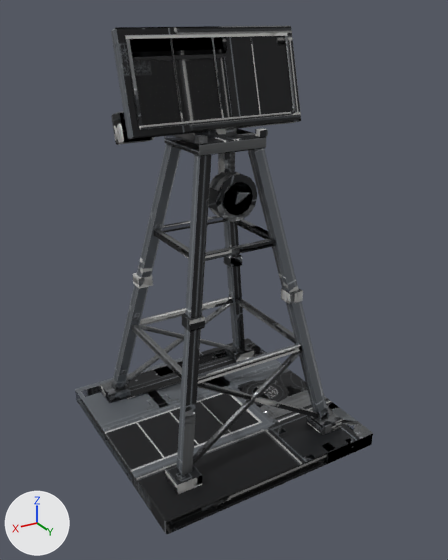
An edit to the FBX model assets/models/chs_eye/export/chs_eye.fbx, drawn before and after from the same camera.
Camera for both pictures: a camera (50 mm lens) standing at (7.91, 13.66, 11.48) and looking at (-0.23, 0.09, 4.69). Lighting does not change. The marker at lower left points along +X, +Y and +Z. The first picture is the older version. Where no turn or scale is listed for an object, it has been applied to the vertices.

In view in the first picture: 'base_bar', 'base_glow_running_bar', 'radar_bar', 'radar_glow_running_bar'.
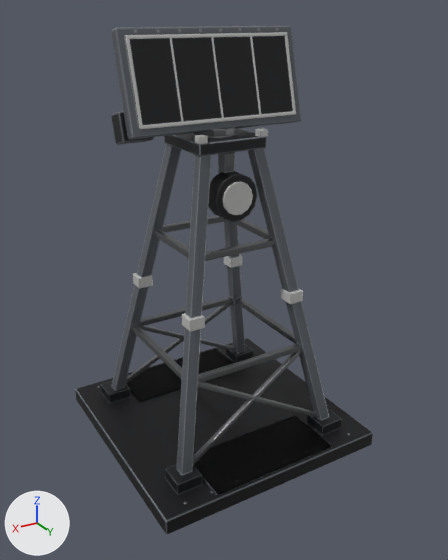
Where the change shows, as pixel boxes [x1, y1, x2, y2] in the pictures (448 x 560 px; the box of a moved part takes in the faces that stretch with it):
part 1 of me_radar_003, surface changed: [111, 26, 301, 145] in both
part 2 of me_radar_004, surface changed: [125, 32, 296, 129] in both
part 3 of me_base_004, surface changed: before [86, 128, 327, 512]; after [133, 128, 303, 332]
part 4 of me_base_003, moved or reshaped: before [126, 349, 239, 399]; after [193, 415, 332, 495]
part 5 of me_base_003, added: after [127, 347, 233, 402]
part 6 of me_base_003, surface changed: [75, 127, 373, 534] in both

The change in detail:
me_base_003 is used by ob_base_bar; location (0.0, 0.0, 0.0).
me_base_003 had 292 vertices, 234 faces and spanned x -3.3..3.3, y -3.3..3.3, z 0.0..8.9.
me_base_003 now has 316 vertices, 260 faces and spans x -3.3..3.3, y -3.3..3.3, z 0.0..8.9.
me_base_003 part 4: the loose piece of 24 vertices spanning x -2.1..2.1, y -2.95..-1.85, z 0.47..0.52 is scaled about its middle by (0.88, 1.55, 1), then moved by (0.0, 4.75, 0.0).
me_base_003 part 5: the loose piece of 24 vertices spanning x -2.1..2.1, y -2.95..-1.85, z 0.47..0.52 is copied, and the copy is scaled about its middle by (0.88, 1.55, 1), then moved by (0.0, 0.05, 0.0); it spans x -1.85..1.85, y -3.2..-1.5, z 0.47..0.52.
me_base_003 part 6: 196 kept faces spanning x -3.3..3.3, y -3.3..3.3, z 0.0..8.9 get new texture (UV) coordinates.
me_base_004 has 124 vertices, 88 faces and spans x -3.28..3.28, y -3.28..3.28, z 0.24..8.86.
me_base_004 is used by ob_base_glow_running_bar; location (0.0, 0.0, 0.0).
me_base_004 part 3: texture (UV) coordinates of 88 of 88 faces, centred in x -3.28..3.28, y -3.28..3.28, z 0.24..8.86, changed; they spanned u 0.0..0.99, v 0.13..1.0 and now span u 0.01..0.99, v 0.01..0.99.
me_radar_003 has 92 vertices, 82 faces and spans x -2.4..2.5, y -0.53..0.45, z -0.38..2.29.
me_radar_003 is used by ob_radar_bar; location (0.0, 0.0, 8.9).
me_radar_003 part 1: 77 kept faces spanning x -2.4..2.5, y -0.53..0.45, z -0.38..2.29 get new texture (UV) coordinates.
me_radar_004 has 48 vertices, 42 faces and spans x -2.2..2.2, y -0.1..0.45, z 0.16..2.13.
me_radar_004 is used by ob_radar_glow_running_bar; location (0.0, 0.0, 8.9).
me_radar_004 part 2: texture (UV) coordinates of 42 of 42 faces, centred in x -2.2..2.2, y -0.09..0.44, z 0.16..2.13, changed; they spanned u 0.07..0.98, v 0.0..0.98 and now span u 0.02..0.99, v 0.01..0.97.
